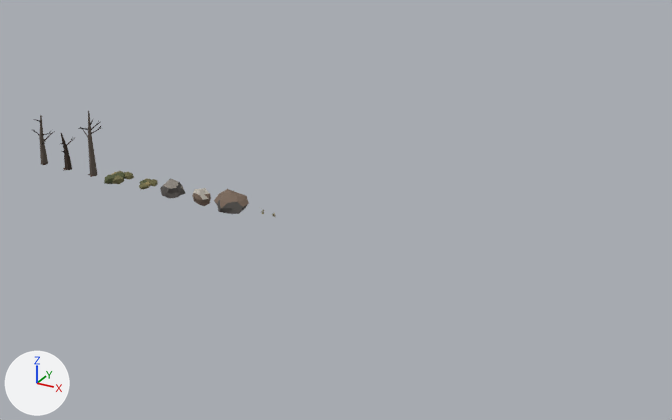
What one commit did to the glTF model public/world/kit/zone1-kit.glb.
The view is the same before and after, from a camera (50 mm lens) standing at (66.8, -61.7, 32.7) and looking at (32.1, 1.3, 1.2). Lighting does not change. The marker at lower left points along +X, +Y and +Z. The picture after the commit comes second.
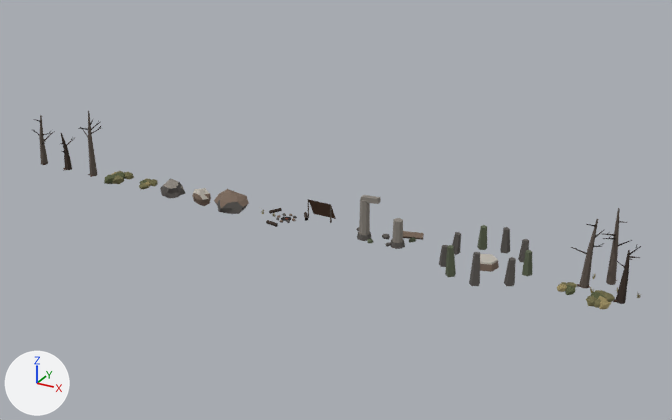
The edits, one by one:
Mesh me_landmark_stone_circle is new.
It has 108 vertices, 149 faces and spans x -3.4..3.61, y -3.6..3.59, z -0.09..2.49.
It uses material mat_zone1_kit.
Mesh me_landmark_ruin_arch is new.
It has 140 vertices, 208 faces and spans x -2.69..2.98, y -0.97..2.19, z -0.08..3.76.
It uses material mat_zone1_kit.
Mesh me_landmark_grove is new.
It has 576 vertices, 628 faces and spans x -3.09..2.62, y -2.64..2.5, z -0.21..6.0.
It uses material mat_zone1_kit.
Mesh me_landmark_camp is new.
It has 180 vertices, 276 faces and spans x -1.9..3.77, y -1.93..2.1, z -0.05..1.7.
It uses material mat_zone1_kit.
Object 'landmark_stone_circle' (ob_landmark_stone_circle) is new; it shows me_landmark_stone_circle.
Its location is (46.0, 0.0, 0.0).
Object 'landmark_ruin_arch' (ob_landmark_ruin_arch) is new; it shows me_landmark_ruin_arch.
Its location is (37.0, 0.0, 0.0).
Object 'landmark_grove' (ob_landmark_grove) is new; it shows me_landmark_grove.
Its location is (55.0, 0.0, 0.0).
Object 'landmark_camp' (ob_landmark_camp) is new; it shows me_landmark_camp.
Its location is (28.0, 0.0, 0.0).

Changed parts and their boxes [x1, y1, x2, y2] in the pictures (672 x 420 px):
'landmark_stone_circle', added: after [439, 225, 532, 286]
'landmark_grove', added: after [557, 208, 641, 309]
'landmark_ruin_arch', added: after [356, 195, 424, 249]
'landmark_camp', added (brown): after [266, 199, 336, 227]
